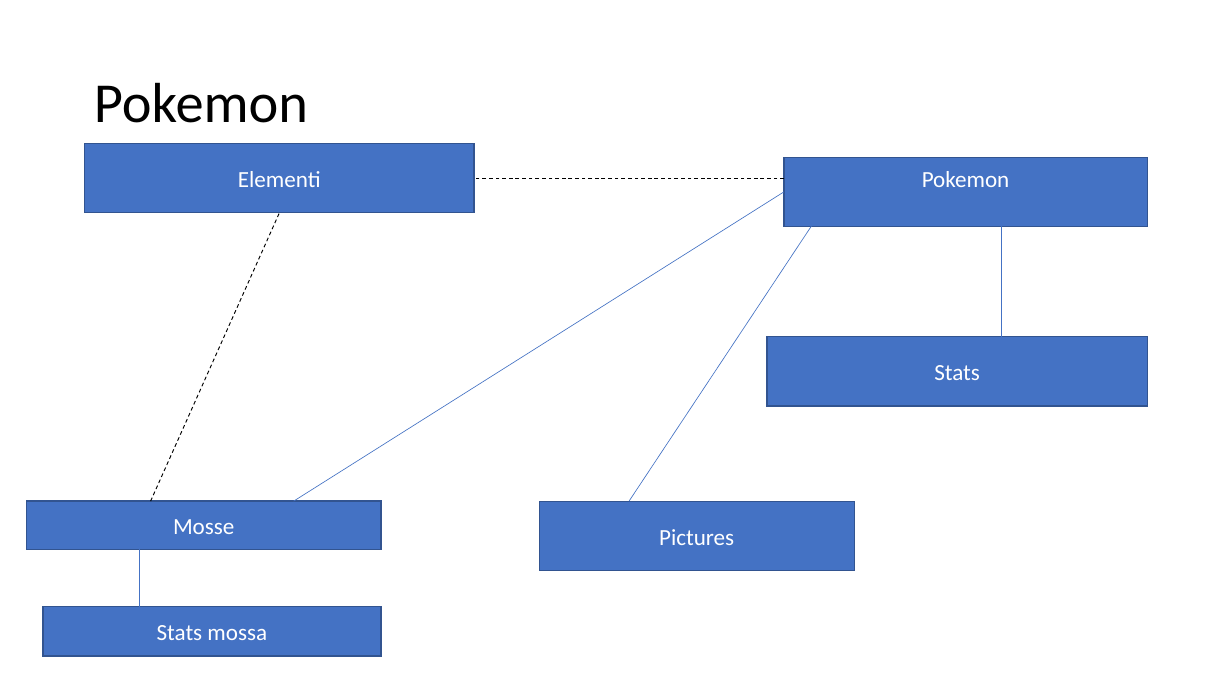
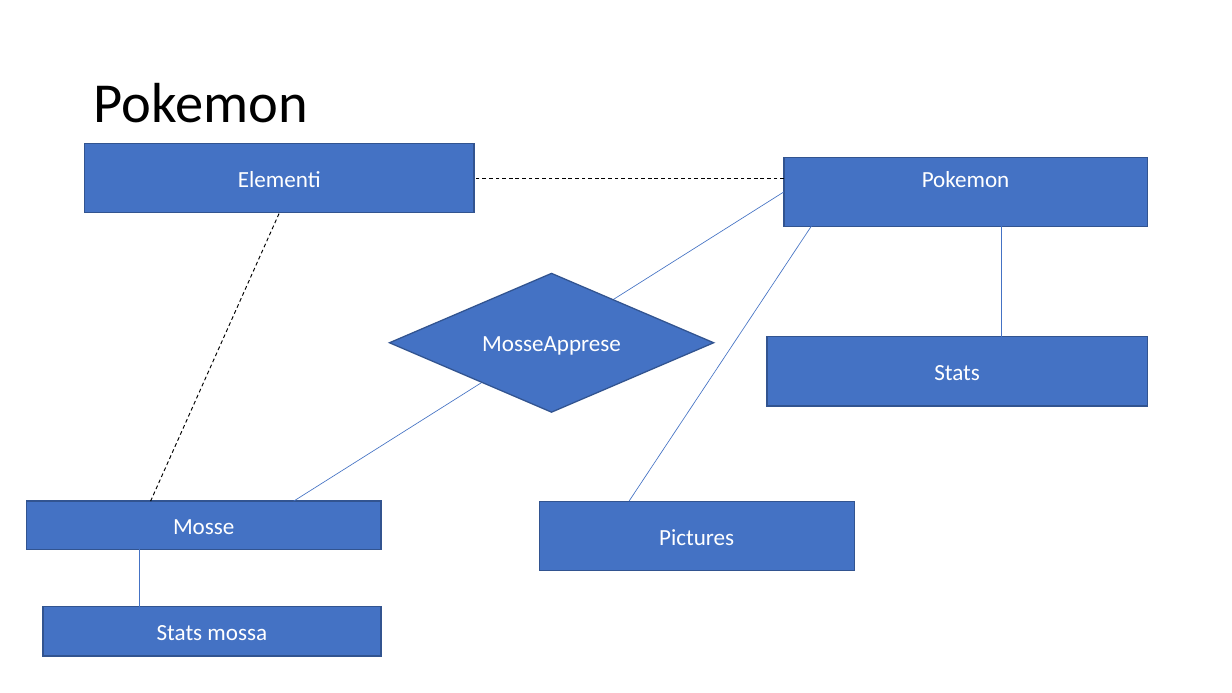
Before and after one commit to lbarozzi/ms_cloud_2023, a slide deck: slide 2 of Day14Lab1PokeDex/Docs/PokeDex.pptx. Drawn at 1232x693 pixels with LibreOffice and Linux fonts; fonts in the diff are those of the drawing. Boxes give left, top, right and bottom in pixels: in the first picture for what was removed or moved away, otherwise in the second. Text is boxed around its words. In the diff, an @@ line names an element or a change of style, - is before the commit and + after.

Commit message:
endLab

```diff
--- a/Day14Lab1PokeDex/Docs/PokeDex.pptx
+++ b/Day14Lab1PokeDex/Docs/PokeDex.pptx
@@ diamond added at (390,274,714,412), fill #4472C4, outline #325491 1 pt, 18 pt, text #FFFFFF @@
+MosseApprese
```
